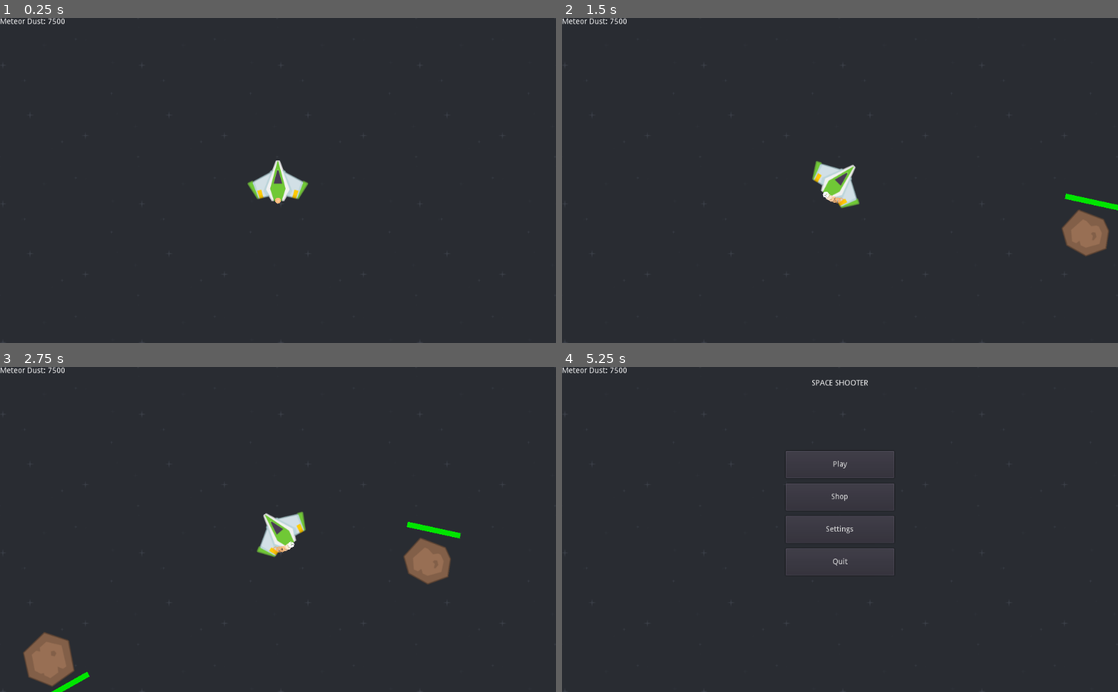
Above: before the commit, frames 1-4 (two rows, left to right).
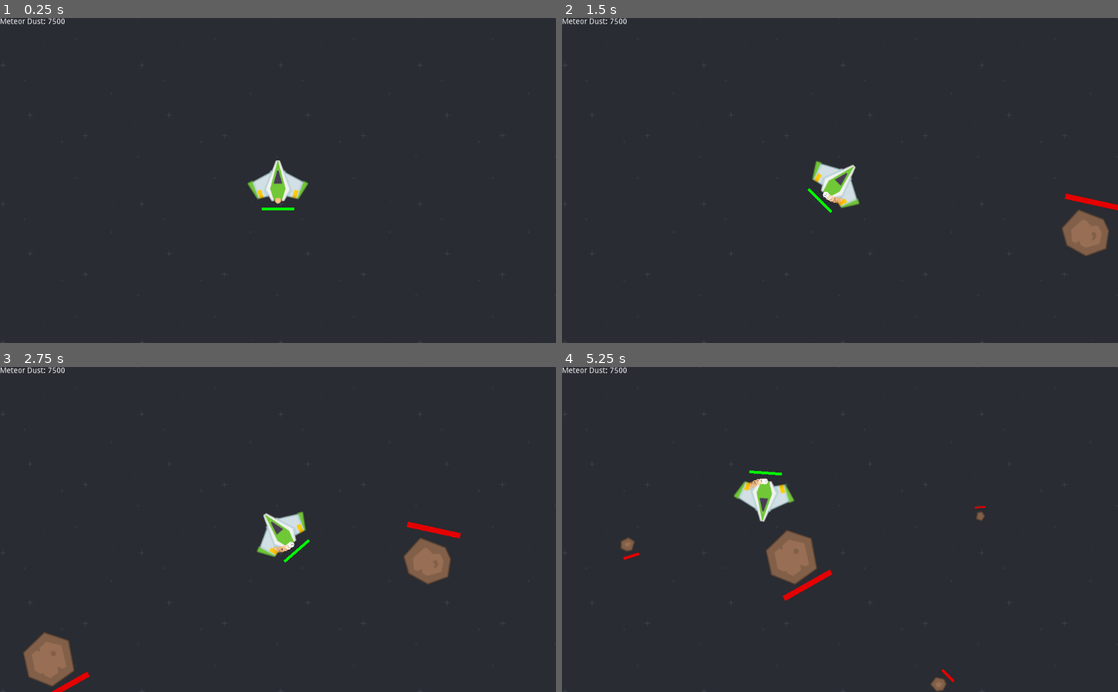
Above: after the commit, the same moments.

Repository: ArcheCraft/SpaceShootingGame
Game: Godot game, scene res://Scenes/Game.tscn
Same seed, same stepped clock (60 frames per second), same inputs: the game is played once before the commit and once after it. This scene is started directly instead of the project's main scene.
Inputs (mouse positions are in pixels of both pictures, inside the frame that each line leads up to):
- Up to frame 1 (0.25 s): no input
- Up to frame 2 (1.5 s): tap Enter at 0.5 s; move the mouse to (962, 164) at 0.52 s; hold Right (ui_right) 0.53-1.28 s; move the mouse to (728, 196) at 1.27 s; hold Left (ui_left) from 1.28 s (still down)
- Up to frame 3 (2.75 s): move the mouse to (333, 458) at 2.02 s; release Left (ui_left) at 2.03 s; hold Right (ui_right) from 2.03 s (still down)
- Up to frame 4 (5.25 s): move the mouse to (812, 594) at 2.77 s; release Right (ui_right) at 2.78 s; hold Up (ui_up) 2.78-3.53 s; move the mouse to (1006, 578) at 3.52 s; hold Left (ui_left) from 3.53 s (still down); move the mouse to (673, 480) at 4.27 s; move the mouse to (867, 529) at 5.02 s

The runs differ from the first frame. In frame 1, less than 0.1% of the frame differs, in the area x 47-53%, y 58-60%; in frame 2, 0.2%; in frame 3, 0.4%; in frame 4, 2.9%, in the area x 10-77%, y 3-100%.

Commit message:
Update Files

Diff:
--- a/Scenes/Meteor.tscn
+++ b/Scenes/Meteor.tscn
@@ -12,37 +12,37 @@
 [ext_resource path="res://Assets/images/meteorBrown_tiny2.png" type="Texture" id=10]
 [ext_resource path="res://Scripts/Meteor.gd" type="Script" id=11]
 
-[sub_resource type="CircleShape2D" id=1]
+[sub_resource type="CircleShape2D" id=7]
 radius = 47.2652
 
-[sub_resource type="CapsuleShape2D" id=2]
+[sub_resource type="CapsuleShape2D" id=8]
 radius = 37.6662
 height = 35.2231
 
-[sub_resource type="CircleShape2D" id=3]
+[sub_resource type="CircleShape2D" id=9]
 radius = 41.1096
 
-[sub_resource type="CircleShape2D" id=4]
+[sub_resource type="CircleShape2D" id=10]
 radius = 46.0109
 
-[sub_resource type="CircleShape2D" id=5]
+[sub_resource type="CircleShape2D" id=11]
 radius = 20.025
 
-[sub_resource type="CircleShape2D" id=6]
+[sub_resource type="CircleShape2D" id=12]
 radius = 23.0
 
-[sub_resource type="CircleShape2D" id=7]
+[sub_resource type="CircleShape2D" id=13]
 radius = 12.3693
 
-[sub_resource type="CircleShape2D" id=8]
+[sub_resource type="CircleShape2D" id=14]
 radius = 12.1655
 
-[sub_resource type="CircleShape2D" id=9]
+[sub_resource type="CircleShape2D" id=15]
 
-[sub_resource type="CircleShape2D" id=10]
+[sub_resource type="CircleShape2D" id=16]
 
-[sub_resource type="StyleBoxFlat" id=11]
-bg_color = Color( 0, 0.901961, 0, 1 )
+[sub_resource type="StyleBoxFlat" id=6]
+bg_color = Color( 0.901961, 0, 0, 1 )
 
 [node name="Meteor" type="Area2D"]
 script = ExtResource( 11 )
@@ -89,53 +89,52 @@
 
 [node name="ShapeBig1" type="CollisionShape2D" parent="."]
 visible = false
-shape = SubResource( 1 )
+shape = SubResource( 7 )
 
 [node name="ShapeBig2" type="CollisionShape2D" parent="."]
 visible = false
 position = Vector2( -5, -4 )
 rotation = 1.14319
-shape = SubResource( 2 )
+shape = SubResource( 8 )
 
 [node name="ShapeBig3" type="CollisionShape2D" parent="."]
 visible = false
-shape = SubResource( 3 )
+shape = SubResource( 9 )
 
 [node name="ShapeBig4" type="CollisionShape2D" parent="."]
 visible = false
-shape = SubResource( 4 )
+shape = SubResource( 10 )
 
 [node name="ShapeMedium1" type="CollisionShape2D" parent="."]
 visible = false
-shape = SubResource( 5 )
+shape = SubResource( 11 )
 
 [node name="ShapeMedium2" type="CollisionShape2D" parent="."]
 visible = false
-shape = SubResource( 6 )
+shape = SubResource( 12 )
 
 [node name="ShapeSmall1" type="CollisionShape2D" parent="."]
 visible = false
-shape = SubResource( 7 )
+shape = SubResource( 13 )
 
 [node name="ShapeSmall2" type="CollisionShape2D" parent="."]
 visible = false
-shape = SubResource( 8 )
+shape = SubResource( 14 )
 
 [node name="ShapeTiny1" type="CollisionShape2D" parent="."]
 visible = false
-shape = SubResource( 9 )
+shape = SubResource( 15 )
 
 [node name="ShapeTiny2" type="CollisionShape2D" parent="."]
 visible = false
-shape = SubResource( 10 )
+shape = SubResource( 16 )
 
 [node name="HealthBar" type="ProgressBar" parent="."]
 margin_left = -10.0
 margin_top = 15.0
 margin_right = 10.0
 margin_bottom = 18.0
-custom_styles/fg = SubResource( 11 )
-step = 0.01
+custom_styles/fg = SubResource( 6 )
 percent_visible = false
 __meta__ = {
 "_edit_use_anchors_": false
--- a/Scenes/Player.tscn
+++ b/Scenes/Player.tscn
@@ -24,6 +24,9 @@
 orbit_velocity = 0.0
 orbit_velocity_random = 0.0
 color_ramp = SubResource( 4 )
+
+[sub_resource type="StyleBoxFlat" id=6]
+bg_color = Color( 0, 1, 0, 1 )
 
 [node name="Player" type="Area2D"]
 script = ExtResource( 2 )
@@ -55,5 +58,19 @@
 
 [node name="ShootTimer" type="Timer" parent="."]
 wait_time = 0.1
+
+[node name="HealthBar" type="ProgressBar" parent="."]
+margin_left = -30.0
+margin_top = 50.0
+margin_right = 30.0
+margin_bottom = 55.0
+custom_styles/fg = SubResource( 6 )
+percent_visible = false
+__meta__ = {
+"_edit_use_anchors_": false
+}
+
+[node name="RegenTimer" type="Timer" parent="."]
 [connection signal="area_entered" from="." to="." method="_on_Player_area_entered"]
 [connection signal="timeout" from="ShootTimer" to="." method="_on_ShootTimer_timeout"]
+[connection signal="timeout" from="RegenTimer" to="." method="_on_RegenTimer_timeout"]
--- a/Scenes/ShopMenu.tscn
+++ b/Scenes/ShopMenu.tscn
@@ -14,13 +14,13 @@
 
 [node name="QuitButton" type="Button" parent="."]
 anchor_left = 0.5
-anchor_top = 0.9
+anchor_top = 0.95
 anchor_right = 0.5
-anchor_bottom = 0.9
+anchor_bottom = 0.95
 margin_left = -100.0
-margin_top = -25.0
+margin_top = -20.0
 margin_right = 100.0
-margin_bottom = 25.0
+margin_bottom = 20.0
 text = "Quit"
 __meta__ = {
 "_edit_use_anchors_": false
@@ -28,9 +28,9 @@
 
 [node name="DustBonus" parent="." instance=ExtResource( 2 )]
 anchor_left = 0.2
-anchor_top = 0.05
+anchor_top = 0.025
 anchor_right = 0.8
-anchor_bottom = 0.175
+anchor_bottom = 0.15
 item_name = "Dust Bonus"
 max_count = 4
 infinite = true
@@ -43,9 +43,9 @@
 
 [node name="PlayerMovementSpeed" parent="." instance=ExtResource( 2 )]
 anchor_left = 0.2
-anchor_top = 0.2
+anchor_top = 0.175
 anchor_right = 0.8
-anchor_bottom = 0.325
+anchor_bottom = 0.3
 item_name = "Movement Speed"
 max_count = 4
 current_effect = "Test"
@@ -57,10 +57,10 @@
 
 [node name="LaserDamage" parent="." instance=ExtResource( 2 )]
 anchor_left = 0.2
-anchor_top = 0.35
+anchor_top = 0.325
 anchor_right = 0.8
-anchor_bottom = 0.475
-item_name = "Laser Damage"
+anchor_bottom = 0.45
+item_name = "Damage"
 max_count = 4
 current_effect = "Test"
 next_effect = "Hello"
@@ -71,9 +71,9 @@
 
 [node name="LaserSpeed" parent="." instance=ExtResource( 2 )]
 anchor_left = 0.2
-anchor_top = 0.5
+anchor_top = 0.475
 anchor_right = 0.8
-anchor_bottom = 0.625
+anchor_bottom = 0.6
 item_name = "Laser Speed"
 max_count = 4
 current_effect = "Test"
@@ -85,10 +85,24 @@
 
 [node name="ShootingSpeed" parent="." instance=ExtResource( 2 )]
 anchor_left = 0.2
-anchor_top = 0.65
+anchor_top = 0.625
 anchor_right = 0.8
-anchor_bottom = 0.775
-item_name = "Laser Speed"
+anchor_bottom = 0.75
+item_name = "Shooting Speed"
+max_count = 4
+current_effect = "Test"
+next_effect = "Hello"
+next_bonus = "Hi"
+visualization_graphic = ExtResource( 4 )
+current_price = 100
+next_price = 1000
+
+[node name="PlayerHealth" parent="." instance=ExtResource( 2 )]
+anchor_left = 0.2
+anchor_top = 0.775
+anchor_right = 0.8
+anchor_bottom = 0.9
+item_name = "Health"
 max_count = 4
 current_effect = "Test"
 next_effect = "Hello"
@@ -107,3 +121,5 @@
 [connection signal="to_initialize" from="LaserSpeed" to="." method="_on_LaserSpeed_to_initialize"]
 [connection signal="item_bought" from="ShootingSpeed" to="." method="_on_ShootingSpeed_item_bought"]
 [connection signal="to_initialize" from="ShootingSpeed" to="." method="_on_ShootingSpeed_to_initialize"]
+[connection signal="item_bought" from="PlayerHealth" to="." method="_on_PlayerHealth_item_bought"]
+[connection signal="to_initialize" from="PlayerHealth" to="." method="_on_PlayerHealth_to_initialize"]
--- a/Scripts/Globals.gd
+++ b/Scripts/Globals.gd
@@ -5,8 +5,17 @@
 var player_movement_speed = 0
 export var player_movement_speed_price_base = 10000
 export var player_movement_speed_price_step = 5000
-export var player_movement_speed_price = 0
+var player_movement_speed_price = 0
 
+export var player_health_base = 20
+export var player_health_step = 10
+var max_player_health = 0
+var player_health: float = 0
+export var player_health_price_base = 12500
+export var player_health_price_step = 15000
+var player_health_price
+
+export var player_regeneration_speed = 2
 export var player_rotation_speed = 10
 
 export var laser_speed_base = 1500
@@ -14,27 +23,27 @@
 var laser_speed = 0
 export var laser_speed_price_base = 5000
 export var laser_speed_price_step = 8500
-export var laser_speed_price = 0
+var laser_speed_price = 0
 
 export var dust_player_bonus_step = 100
 var dust_player_bonus = 0
 export var dust_player_bonus_price_base = 10000
 export var dust_player_bonus_price_step = 15000
-export var dust_player_bonus_price = 0
+var dust_player_bonus_price = 0
 
 export var laser_damage_base = 4
 export var laser_damage_step = 2
 var laser_damage = 0
 export var laser_damage_price_base = 12500
 export var laser_damage_price_step = 17500
-export var laser_damage_price = 0
+var laser_damage_price = 0
 
 export var shooting_speed_base = 10.0
 export var shooting_speed_step = 1.5
 var shooting_speed = 0
-export var shooting_speed_price_base = 20000
-export var shooting_speed_price_step = 22500
-export var shooting_speed_price = 0
+export var shooting_speed_price_base = 15000
+export var shooting_speed_price_step = 20000
+var shooting_speed_price = 0
 
 
 export var meteor_life_time_multiplier = 1.025
@@ -71,12 +80,15 @@
 	laser_speed = laser_speed_base
 	player_movement_speed = player_movement_speed_base
 	shooting_speed = shooting_speed_base
+	max_player_health = player_health_base
+	player_health = player_health_base
 
 	laser_damage_price = laser_damage_price_base
 	player_movement_speed_price = player_movement_speed_price_base
 	laser_speed_price = laser_speed_price_base
 	dust_player_bonus_price = dust_player_bonus_price_base
 	shooting_speed_price = shooting_speed_price_base
+	player_health_price = player_health_price_base
 
 	meteor_dust = meteor_dust_base
 
@@ -104,10 +116,10 @@
 	return int(rand_range(50, 200) * meteor_speed_muliplier)
 
 func calc_time_til_next_meteor():
-	return int(rand_range(0.3, 1.7))
+	return int(rand_range(0.3, 1.7) * meteor_time_multiplier)
 
 func calc_dust(dust, meteor_life):
-	return int((dust + dust_bonus * dust_multiplier) * dust_multiplier) * meteor_life + dust_player_bonus
+	return int((dust + dust_player_bonus + dust_bonus * dust_multiplier) * dust_multiplier) * meteor_life
 
 func add_dust(count):
 	meteor_dust += count
--- a/Scripts/Laser.gd
+++ b/Scripts/Laser.gd
@@ -5,7 +5,7 @@
 func _ready():
 	pass
 
-func _process(delta):
+func _physics_process(delta):
 	var width = get_viewport().get_visible_rect().size.x
 	var height = get_viewport().get_visible_rect().size.y
 
--- a/Scripts/Meteor.gd
+++ b/Scripts/Meteor.gd
@@ -130,11 +130,11 @@
 func _on_Meteor_area_entered(area):
 	if "Laser" in area.name:
 		health -= area.damage
+		area.queue_free()
 
 	if health <= 0:
 		health = 0
 		queue_free()
-		area.queue_free()
 		Globals.add_dust(dust)
 
 	update_health_bar()
--- a/Scripts/Player.gd
+++ b/Scripts/Player.gd
@@ -1,11 +1,14 @@
 extends Area2D
 
 var shoot_ready = true
+var regenerate = true
 
 var laser = preload("res://Scenes/Laser.tscn")
 
 func _ready():
-	pass # Replace with function body.
+	Globals.player_health = Globals.max_player_health
+
+	$HealthBar.max_value = Globals.max_player_health
 
 func _physics_process(delta):
 	if Input.is_action_pressed("ui_up"):
@@ -24,10 +27,26 @@
 		var laser_instance = laser.instance()
 		laser_instance.transform = transform
 		get_parent().add_child(laser_instance)
+	if regenerate:
+		Globals.player_health += Globals.player_regeneration_speed * delta
+
+	update_health_bar()
+
+func update_health_bar():
+	$HealthBar.value = Globals.player_health
 
 func _on_Player_area_entered(area):
 	if "Meteor" in area.name:
+		Globals.player_health -= area.health
+		area.queue_free()
+		regenerate = false
+		$RegenTimer.start(5)
+	if Globals.player_health <= 0:
+		Globals.player_health = Globals.max_player_health
 		get_tree().change_scene("res://Scenes/MainMenu.tscn")
 
 func _on_ShootTimer_timeout():
 	shoot_ready = true
+
+func _on_RegenTimer_timeout():
+	regenerate = true
--- a/Scripts/ShopItem.gd
+++ b/Scripts/ShopItem.gd
@@ -40,10 +40,12 @@
 		$BuyButton.text +=  ": " + str(current_price) + " MD"
 
 		$GrayOut.hide()
+		$NextBonus.show()
 	else:
 		$BuyButton.disabled = true
 
 		$GrayOut.show()
+		$NextBonus.hide()
 
 	$NotEnoughMD.visible = not_enough_md
 
--- a/Scripts/ShopMenu.gd
+++ b/Scripts/ShopMenu.gd
@@ -1,6 +1,13 @@
 extends Control
 
 func _ready():
+	$DustBonus.item_name = "Dust Bonus"
+	$PlayerMovementSpeed.item_name = "Movement Speed"
+	$LaserDamage.item_name = "Damage"
+	$LaserSpeed.item_name = "Laser Speed"
+	$ShootingSpeed.item_name = "Shooting Speed"
+	$PlayerHealth.item_name = "Max Health"
+
 	for node in get_children():
 		if node.has_method("restore_state"):
 			node.restore_state()
@@ -40,7 +47,7 @@
 
 func _on_PlayerMovementSpeed_to_initialize():
 	$PlayerMovementSpeed.item_name = "Movement Speed"
-	$PlayerMovementSpeed.max_count = 5
+	$PlayerMovementSpeed.max_count = 40
 	$PlayerMovementSpeed.current_effect = str(Globals.player_movement_speed) + " Pixels per Second"
 	$PlayerMovementSpeed.current_price = Globals.player_movement_speed_price
 
@@ -68,7 +75,7 @@
 	update_LaserDamage()
 
 func update_LaserDamage():
-	$LaserDamage.next_effect = str(Globals.laser_damage + Globals.laser_damage_step) + " Damge per Shot"
+	$LaserDamage.next_effect = str(Globals.laser_damage + Globals.laser_damage_step) + " Damage per Shot"
 	$LaserDamage.next_bonus = "+" +str(Globals.laser_damage_step)
 	$LaserDamage.next_price = Globals.laser_damage_price + Globals.laser_damage_price_step
 
@@ -82,7 +89,7 @@
 
 func _on_LaserSpeed_to_initialize():
 	$LaserSpeed.item_name = "Laser Speed"
-	$LaserSpeed.max_count = 15
+	$LaserSpeed.max_count = 60
 	$LaserSpeed.current_effect = str(Globals.laser_speed) + " Pixels per Second"
 	$LaserSpeed.current_price = Globals.laser_speed_price
 
@@ -103,7 +110,7 @@
 
 func _on_ShootingSpeed_to_initialize():
 	$ShootingSpeed.item_name = "Shooting Speed"
-	$ShootingSpeed.max_count = 20
+	$ShootingSpeed.max_count = 60
 	$ShootingSpeed.current_effect = str(Globals.shooting_speed) + " Shots per Second"
 	$ShootingSpeed.current_price = Globals.shooting_speed_price
 
@@ -115,3 +122,24 @@
 	$ShootingSpeed.next_price = Globals.shooting_speed_price + Globals.shooting_speed_price_step
 
 	$ShootingSpeed.set_stuff()
+
+func _on_PlayerHealth_item_bought(item_name, old_count, new_count, old_effect, new_effect, bonus_to_apply):
+	Globals.max_player_health += Globals.player_health_step
+	Globals.player_health_price += Globals.player_health_price_step
+
+	update_PlayerHealth()
+
+func _on_PlayerHealth_to_initialize():
+	$PlayerHealth.item_name = "Max Health"
+	$PlayerHealth.infinite = true
+	$PlayerHealth.current_effect = str(Globals.max_player_health) + " Lifes"
+	$PlayerHealth.current_price = Globals.player_health_price
+
+	update_PlayerHealth()
+
+func update_PlayerHealth():
+	$PlayerHealth.next_effect = str(Globals.max_player_health + Globals.player_health_step) + " Lifes"
+	$PlayerHealth.next_bonus = "+" + str(Globals.player_health_step)
+	$PlayerHealth.next_price = Globals.player_health_price + Globals.player_health_price_step
+
+	$PlayerHealth.set_stuff()
Not shown: 1 places in Scenes/Player.tscn that only renumber resources
